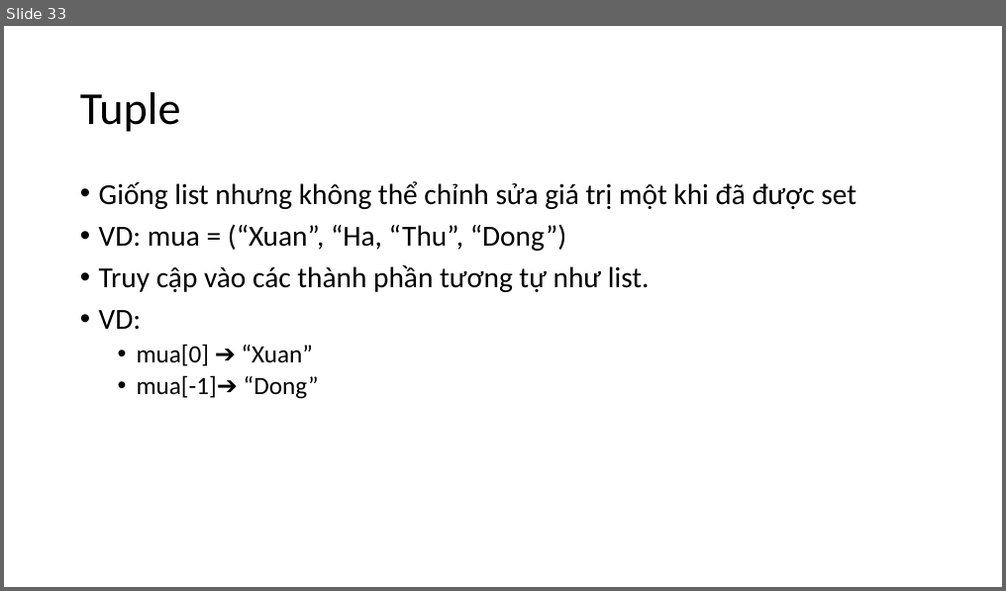
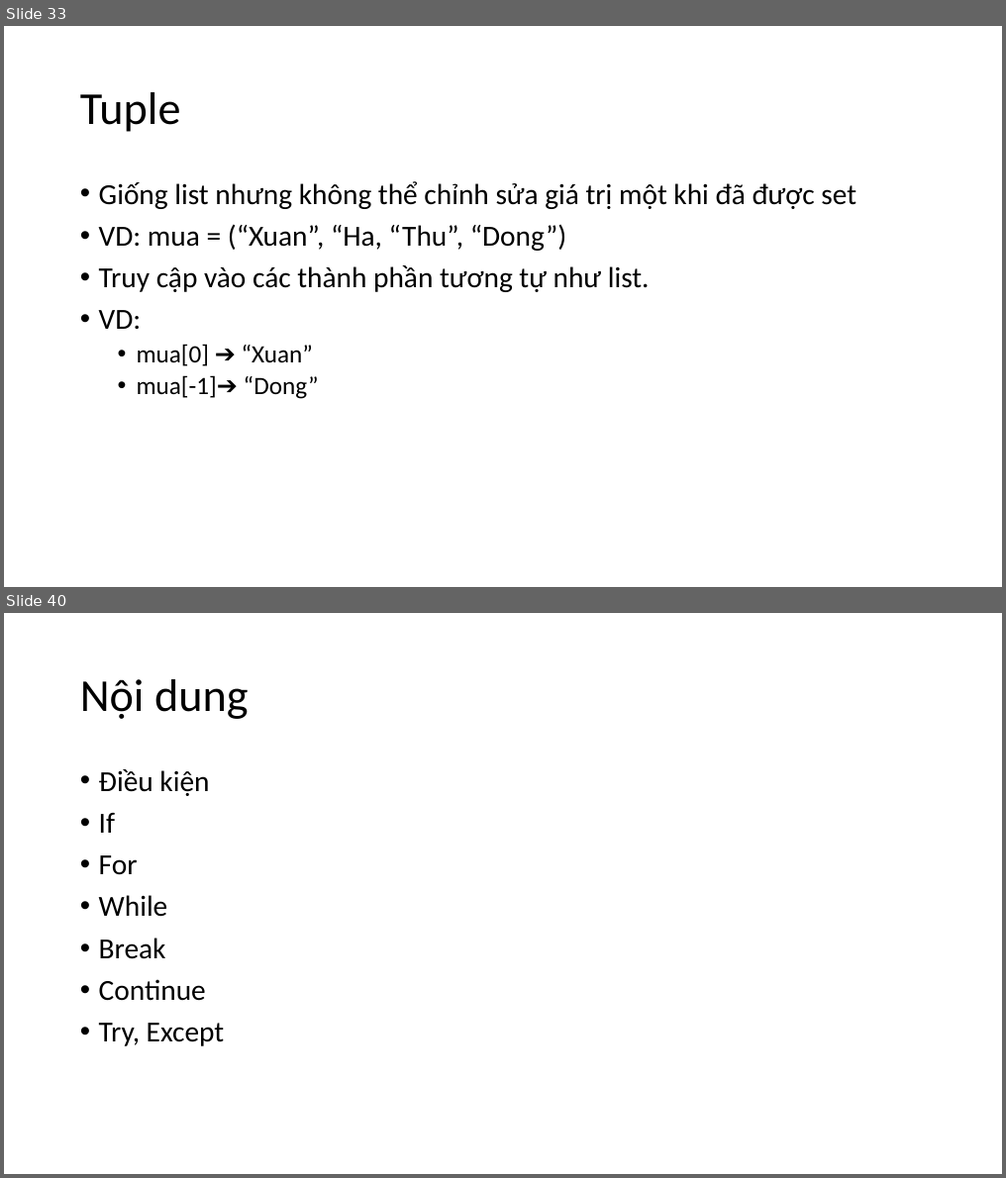
Before and after one commit to levinhhoang16/PyOpenCVCourse, a slide deck: Lecture/PythonCoban.pptx. Shown one above the other, each under a label of ours: slide 33 before the commit, slides 33 and 40 after it; the slides between them are not shown. The pictures are 1006x591 and 1006x1178 pixels, drawn with LibreOffice and Linux fonts; fonts in the diff are those of the drawing. Boxes give left, top, right and bottom in pixels: in the first picture for what was removed or moved away, otherwise in the second. Text is boxed around its words. In the diff, an @@ line names an element or a change of style, - is before the commit and + after.

```diff
--- a/Lecture/PythonCoban.pptx
+++ b/Lecture/PythonCoban.pptx
@@ slide 40 added at [4, 613, 1002, 1174], background #FFFFFF @@
@@ title added at [80, 679, 248, 719], 44 pt, text #000000 @@
+Nội dung
@@ text added at [99, 769, 225, 1047], 28 pt, text #000000 @@
+• Điều kiện
+• If
+• For
+• While
+• Break
+• Continue
+• Try, Except
```
Also in this commit, not shown: 15 other slides added.
